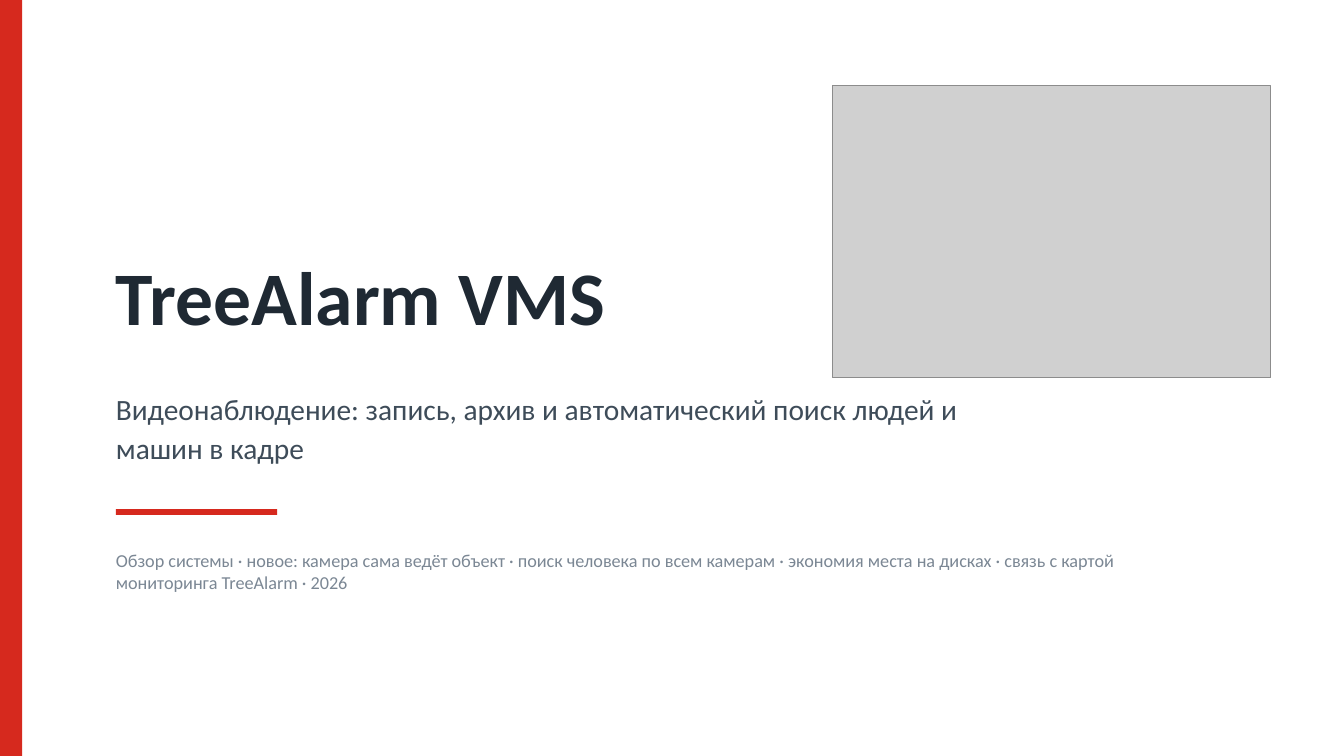
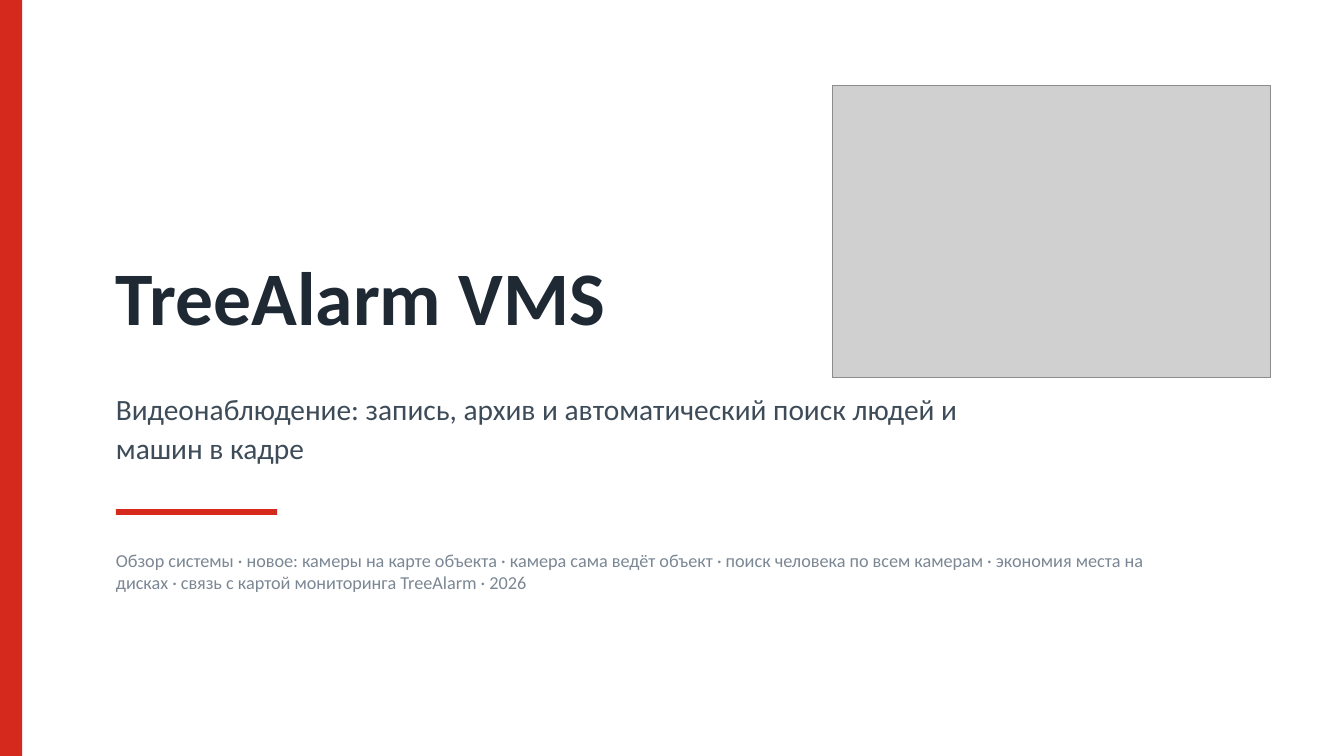
Before and after one commit to treealarm/ta_vms, a slide deck: slide 1 of docs/TreeAlarm-VMS-2026-ru.pptx. Drawn at 1344x756 pixels with LibreOffice and Linux fonts; fonts in the diff are those of the drawing; grey boxes stand for pictures. Boxes give left, top, right and bottom in pixels: in the first picture for what was removed or moved away, otherwise in the second. Text is boxed around its words. In the diff, an @@ line names an element or a change of style, - is before the commit and + after.

```diff
--- a/docs/TreeAlarm-VMS-2026-ru.pptx
+++ b/docs/TreeAlarm-VMS-2026-ru.pptx
@@ text at (116, 554, 1143, 592): text changed @@
-Обзор системы · новое: камера сама ведёт объект · поиск человека по всем камерам · экономия места на дисках · связь с картой мониторинга TreeAlarm · 2026
+Обзор системы · новое: камеры на карте объекта · камера сама ведёт объект · поиск человека по всем камерам · экономия места на дисках · связь с картой мониторинга TreeAlarm · 2026
```
Also in this commit, not shown: 25 other slides changed, 2 slides added, 3 other files.
